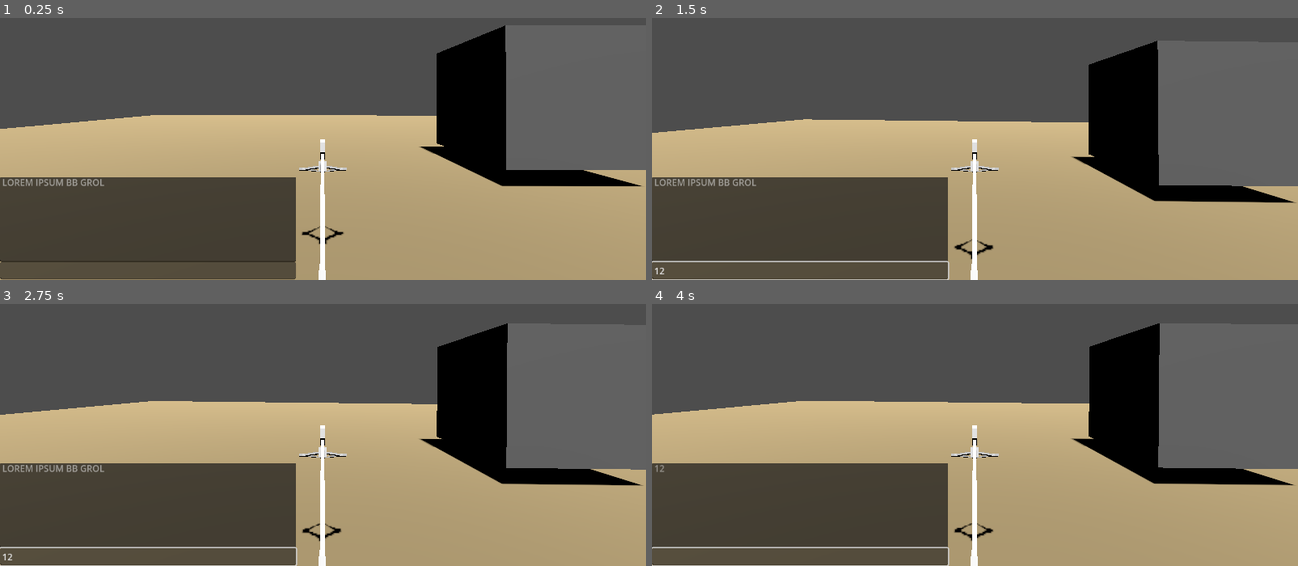
Above: before the commit, frames 1-4 (two rows, left to right).
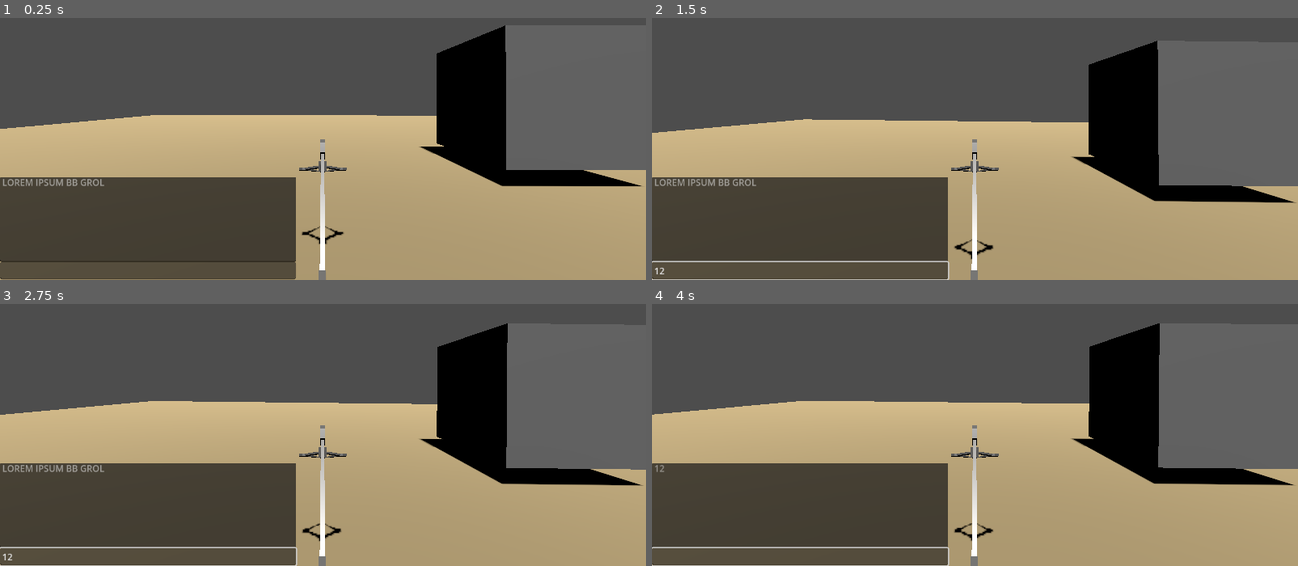
Above: after the commit, the same moments.

Repository: PandorasGit/RoverGame
Game: Godot game, scene res://DevRoom.tscn
Same seed, same stepped clock (60 frames per second), same inputs: the game is played once before the commit and once after it.
Inputs (mouse positions are in pixels of both pictures, inside the frame that each line leads up to):
- Up to frame 1 (0.25 s): no input
- Up to frame 2 (1.5 s): click (800, 269) at 0.52 s; type "12" at 0.6 s
- Up to frame 3 (2.75 s): no input
- Up to frame 4 (4 s): tap Enter at 2.75 s

The runs differ from the first frame. In frame 1, 0.3% of the frame differs, in the area x 46-54%, y 46-100%; in frame 2, 0.3%; in frame 3, 0.3%; in frame 4, 0.3%.

Commit message:
Add materials to Rovee

Diff:
--- a/project/Rover/rover.tscn
+++ b/project/Rover/rover.tscn
@@ -7,6 +7,126 @@
 [sub_resource type="BoxShape3D" id="BoxShape3D_v05ob"]
 size = Vector3(4.177, 1.913, 6.201)
 
+[sub_resource type="StandardMaterial3D" id="StandardMaterial3D_2d2qn"]
+albedo_color = Color(0.792157, 0.564706, 0.105882, 1)
+metallic = 0.75
+roughness = 0.6
+
+[sub_resource type="StandardMaterial3D" id="StandardMaterial3D_y8l3d"]
+albedo_color = Color(0.709804, 0.701961, 0.690196, 1)
+metallic = 0.68
+roughness = 0.48
+
+[sub_resource type="StandardMaterial3D" id="StandardMaterial3D_pf56o"]
+albedo_color = Color(0.0235294, 0.239216, 0.384314, 1)
+roughness = 0.25
+
+[sub_resource type="StandardMaterial3D" id="StandardMaterial3D_df2q3"]
+albedo_color = Color(0.709804, 0.701961, 0.690196, 1)
+metallic = 0.68
+roughness = 0.48
+
+[sub_resource type="StandardMaterial3D" id="StandardMaterial3D_38i46"]
+albedo_color = Color(0.709804, 0.701961, 0.690196, 1)
+metallic = 0.68
+roughness = 0.48
+
+[sub_resource type="StandardMaterial3D" id="StandardMaterial3D_lpya8"]
+albedo_color = Color(0.709804, 0.701961, 0.690196, 1)
+metallic = 0.68
+roughness = 0.48
+
+[sub_resource type="StandardMaterial3D" id="StandardMaterial3D_m3ugq"]
+albedo_color = Color(0.709804, 0.701961, 0.690196, 1)
+metallic = 0.68
+roughness = 0.48
+
+[sub_resource type="StandardMaterial3D" id="StandardMaterial3D_m0bra"]
+albedo_color = Color(0.709804, 0.701961, 0.690196, 1)
+metallic = 0.68
+roughness = 0.48
+
+[sub_resource type="StandardMaterial3D" id="StandardMaterial3D_04y21"]
+albedo_color = Color(0, 0, 0, 1)
+roughness = 0.2
+clearcoat_roughness = 1.0
+anisotropy = -0.92
+
+[sub_resource type="StandardMaterial3D" id="StandardMaterial3D_mpkxq"]
+albedo_color = Color(0.709804, 0.701961, 0.690196, 1)
+metallic = 0.68
+roughness = 0.48
+
+[sub_resource type="StandardMaterial3D" id="StandardMaterial3D_mdjgv"]
+albedo_color = Color(0.709804, 0.701961, 0.690196, 1)
+metallic = 0.68
+roughness = 0.48
+
+[sub_resource type="StandardMaterial3D" id="StandardMaterial3D_sposv"]
+albedo_color = Color(0.709804, 0.701961, 0.690196, 1)
+metallic = 0.68
+roughness = 0.48
+
+[sub_resource type="StandardMaterial3D" id="StandardMaterial3D_4wwxi"]
+albedo_color = Color(0.411765, 0.403922, 0.392157, 1)
+metallic = 0.68
+roughness = 0.48
+
+[sub_resource type="StandardMaterial3D" id="StandardMaterial3D_ugt1j"]
+albedo_color = Color(0.709804, 0.701961, 0.690196, 1)
+metallic = 0.68
+roughness = 0.48
+
+[sub_resource type="StandardMaterial3D" id="StandardMaterial3D_gxvjx"]
+albedo_color = Color(0.709804, 0.701961, 0.690196, 1)
+metallic = 0.68
+roughness = 0.48
+
+[sub_resource type="StandardMaterial3D" id="StandardMaterial3D_wwi2b"]
+albedo_color = Color(0.709804, 0.701961, 0.690196, 1)
+metallic = 0.68
+roughness = 0.48
+
+[sub_resource type="StandardMaterial3D" id="StandardMaterial3D_pp700"]
+albedo_color = Color(0.709804, 0.701961, 0.690196, 1)
+metallic = 0.68
+roughness = 0.48
+
+[sub_resource type="StandardMaterial3D" id="StandardMaterial3D_ntgg4"]
+albedo_color = Color(0.709804, 0.701961, 0.690196, 1)
+metallic = 0.68
+roughness = 0.48
+
+[sub_resource type="StandardMaterial3D" id="StandardMaterial3D_cmtct"]
+albedo_color = Color(0.709804, 0.701961, 0.690196, 1)
+metallic = 0.68
+roughness = 0.48
+
+[sub_resource type="StandardMaterial3D" id="StandardMaterial3D_t4sk8"]
+albedo_color = Color(0.709804, 0.701961, 0.690196, 1)
+metallic = 0.68
+roughness = 0.48
+
+[sub_resource type="StandardMaterial3D" id="StandardMaterial3D_atj1p"]
+albedo_color = Color(0.709804, 0.701961, 0.690196, 1)
+metallic = 0.68
+roughness = 0.48
+
+[sub_resource type="StandardMaterial3D" id="StandardMaterial3D_585su"]
+albedo_color = Color(0.709804, 0.701961, 0.690196, 1)
+metallic = 0.68
+roughness = 0.48
+
+[sub_resource type="StandardMaterial3D" id="StandardMaterial3D_u4weo"]
+albedo_color = Color(0.709804, 0.701961, 0.690196, 1)
+metallic = 0.68
+roughness = 0.48
+
+[sub_resource type="StandardMaterial3D" id="StandardMaterial3D_c7m0s"]
+albedo_color = Color(0.709804, 0.701961, 0.690196, 1)
+metallic = 0.68
+roughness = 0.48
+
 [node name="rover" type="Node3D"]
 script = ExtResource("1_8iqnh")
 
@@ -19,6 +139,58 @@
 [node name="Rovee" parent="VehicleBody3D" instance=ExtResource("2_8y4km")]
 transform = Transform3D(-1, 0, -8.74228e-08, 0, 1, 0, 8.74228e-08, 0, -1, 0, 0, 0)
 
+[node name="Body" parent="VehicleBody3D/Rovee" index="0"]
+surface_material_override/0 = SubResource("StandardMaterial3D_2d2qn")
+
+[node name="Solar_Panel" parent="VehicleBody3D/Rovee" index="1"]
+surface_material_override/0 = SubResource("StandardMaterial3D_y8l3d")
+surface_material_override/1 = SubResource("StandardMaterial3D_pf56o")
+
+[node name="Mast" parent="VehicleBody3D/Rovee" index="2"]
+surface_material_override/0 = SubResource("StandardMaterial3D_df2q3")
+
+[node name="Mast_Camera" parent="VehicleBody3D/Rovee" index="3"]
+surface_material_override/0 = SubResource("StandardMaterial3D_38i46")
+
+[node name="Front_Camera" parent="VehicleBody3D/Rovee" index="4"]
+surface_material_override/0 = SubResource("StandardMaterial3D_lpya8")
+
+[node name="Selfie_Stick" parent="VehicleBody3D/Rovee" index="5"]
+surface_material_override/0 = SubResource("StandardMaterial3D_m3ugq")
+
+[node name="Selife_Camera" parent="VehicleBody3D/Rovee" index="6"]
+surface_material_override/0 = SubResource("StandardMaterial3D_m0bra")
+
+[node name="Front_Camera_Lens" parent="VehicleBody3D/Rovee" index="7"]
+surface_material_override/0 = SubResource("StandardMaterial3D_04y21")
+
+[node name="Antenna" parent="VehicleBody3D/Rovee" index="8"]
+surface_material_override/0 = SubResource("StandardMaterial3D_mpkxq")
+
+[node name="Upper_Arm" parent="VehicleBody3D/Rovee" index="9"]
+surface_material_override/0 = SubResource("StandardMaterial3D_mdjgv")
+
+[node name="Fore_Arm" parent="VehicleBody3D/Rovee/Upper_Arm" index="0"]
+surface_material_override/0 = SubResource("StandardMaterial3D_sposv")
+
+[node name="Claw_Compartment" parent="VehicleBody3D/Rovee/Upper_Arm/Fore_Arm" index="0"]
+surface_material_override/0 = SubResource("StandardMaterial3D_4wwxi")
+
+[node name="Claw_Left_Lower" parent="VehicleBody3D/Rovee/Upper_Arm/Fore_Arm/Claw_Compartment" index="0"]
+surface_material_override/0 = SubResource("StandardMaterial3D_ugt1j")
+
+[node name="Claw_Left_Upper" parent="VehicleBody3D/Rovee/Upper_Arm/Fore_Arm/Claw_Compartment/Claw_Left_Lower" index="0"]
+surface_material_override/0 = SubResource("StandardMaterial3D_gxvjx")
+
+[node name="Claw_Right_Lower" parent="VehicleBody3D/Rovee/Upper_Arm/Fore_Arm/Claw_Compartment" index="1"]
+surface_material_override/0 = SubResource("StandardMaterial3D_wwi2b")
+
+[node name="Claw_Right_Upper" parent="VehicleBody3D/Rovee/Upper_Arm/Fore_Arm/Claw_Compartment/Claw_Right_Lower" index="0"]
+surface_material_override/0 = SubResource("StandardMaterial3D_pp700")
+
+[node name="Claw_Mount" parent="VehicleBody3D/Rovee" index="10"]
+surface_material_override/0 = SubResource("StandardMaterial3D_ntgg4")
+
 [node name="Cameras" type="Node3D" parent="VehicleBody3D"]
 
 [node name="MastCamera" type="Camera3D" parent="VehicleBody3D/Cameras"]
@@ -45,6 +217,9 @@
 
 [node name="Rovee_Wheel" parent="VehicleBody3D/FrontRight" instance=ExtResource("2_nbuni")]
 
+[node name="Rovee_Cylinder" parent="VehicleBody3D/FrontRight/Rovee_Wheel" index="0"]
+surface_material_override/0 = SubResource("StandardMaterial3D_cmtct")
+
 [node name="BackLeft" type="VehicleWheel3D" parent="VehicleBody3D"]
 transform = Transform3D(1, 0, 0, 0, 1, 0, 0, 0, 1, -2.23176, -1.83336, 3.2586)
 use_as_traction = true
@@ -58,6 +233,9 @@
 [node name="Rovee_Wheel" parent="VehicleBody3D/BackLeft" instance=ExtResource("2_nbuni")]
 transform = Transform3D(-1, 0, -8.74228e-08, 0, 1, 0, 8.74228e-08, 0, -1, 0, 0, 0)
 
+[node name="Rovee_Cylinder" parent="VehicleBody3D/BackLeft/Rovee_Wheel" index="0"]
+surface_material_override/0 = SubResource("StandardMaterial3D_t4sk8")
+
 [node name="BackRight" type="VehicleWheel3D" parent="VehicleBody3D"]
 transform = Transform3D(1, 0, 0, 0, 1, 0, 0, 0, 1, 2.26824, -1.83336, 3.2586)
 use_as_traction = true
@@ -71,6 +249,9 @@
 [node name="Rovee_Wheel" parent="VehicleBody3D/BackRight" instance=ExtResource("2_nbuni")]
 transform = Transform3D(1, 0, 1.74846e-07, 0, 1, 0, -1.74846e-07, 0, 1, 0, 0, 0)
 
+[node name="Rovee_Cylinder" parent="VehicleBody3D/BackRight/Rovee_Wheel" index="0"]
+surface_material_override/0 = SubResource("StandardMaterial3D_atj1p")
+
 [node name="MiddleLeft" type="VehicleWheel3D" parent="VehicleBody3D"]
 transform = Transform3D(1, 0, 0, 0, 1, 0, 0, 0, 1, -2.23176, -1.83336, 0.2586)
 use_as_traction = true
@@ -84,6 +265,9 @@
 [node name="Rovee_Wheel" parent="VehicleBody3D/MiddleLeft" instance=ExtResource("2_nbuni")]
 transform = Transform3D(-1, 0, -8.74228e-08, 0, 1, 0, 8.74228e-08, 0, -1, 0, 0, 0)
 
+[node name="Rovee_Cylinder" parent="VehicleBody3D/MiddleLeft/Rovee_Wheel" index="0"]
+surface_material_override/0 = SubResource("StandardMaterial3D_585su")
+
 [node name="MiddleRight" type="VehicleWheel3D" parent="VehicleBody3D"]
 transform = Transform3D(1, 0, 0, 0, 1, 0, 0, 0, 1, 2.26824, -1.83336, 0.2586)
 use_as_traction = true
@@ -96,6 +280,9 @@
 
 [node name="Rovee_Wheel" parent="VehicleBody3D/MiddleRight" instance=ExtResource("2_nbuni")]
 
+[node name="Rovee_Cylinder" parent="VehicleBody3D/MiddleRight/Rovee_Wheel" index="0"]
+surface_material_override/0 = SubResource("StandardMaterial3D_u4weo")
+
 [node name="FrontLeft" type="VehicleWheel3D" parent="VehicleBody3D"]
 transform = Transform3D(1, 0, 0, 0, 1, 0, 0, 0, 1, -2.23176, -1.83336, -2.7414)
 use_as_traction = true
@@ -105,11 +292,23 @@
 damping_compression = 2.0
 damping_relaxation = 2.0
 
+[node name="Rovee_Wheel" parent="VehicleBody3D/FrontLeft" instance=ExtResource("2_nbuni")]
+transform = Transform3D(-1, 0, -8.74228e-08, 0, 1, 0, 8.74228e-08, 0, -1, 0, 0, 0)
+
+[node name="Rovee_Cylinder" parent="VehicleBody3D/FrontLeft/Rovee_Wheel" index="0"]
+surface_material_override/0 = SubResource("StandardMaterial3D_c7m0s")
+
 [node name="Node" type="Node3D" parent="VehicleBody3D"]
 
 [node name="DurationTimer" type="Timer" parent="."]
 one_shot = true
 
 [connection signal="timeout" from="DurationTimer" to="." method="_on_duration_timer_timeout"]
-[node name="Rovee_Wheel" parent="VehicleBody3D/FrontLeft" instance=ExtResource("2_nbuni")]
-transform = Transform3D(-1, 0, -8.74228e-08, 0, 1, 0, 8.74228e-08, 0, -1, 0, 0, 0)
+
+[editable path="VehicleBody3D/Rovee"]
+[editable path="VehicleBody3D/FrontRight/Rovee_Wheel"]
+[editable path="VehicleBody3D/BackLeft/Rovee_Wheel"]
+[editable path="VehicleBody3D/BackRight/Rovee_Wheel"]
+[editable path="VehicleBody3D/MiddleLeft/Rovee_Wheel"]
+[editable path="VehicleBody3D/MiddleRight/Rovee_Wheel"]
+[editable path="VehicleBody3D/FrontLeft/Rovee_Wheel"]
Not shown: 1 places in project/Rover/rover.tscn that only renumber resources
